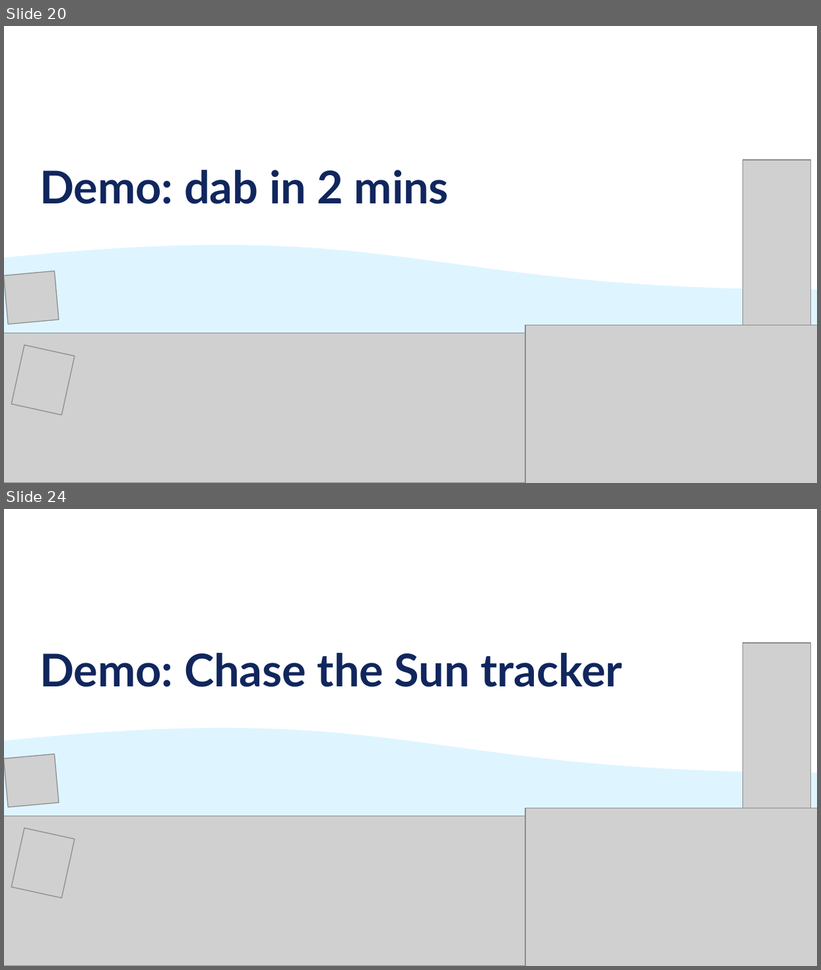
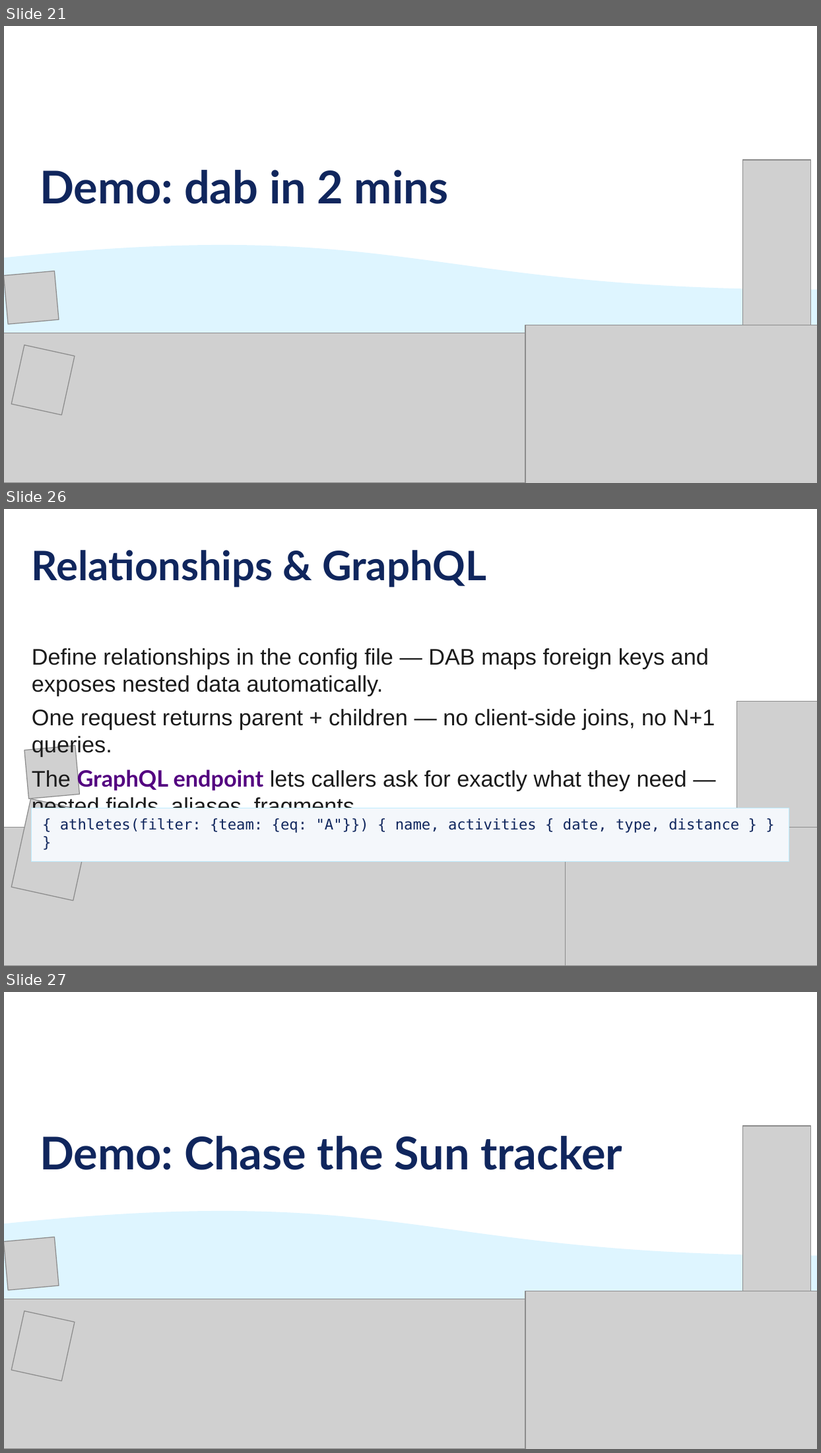
Before and after one commit to jpomfret/dab-presentation, a slide deck: Pomfret - dab - grillen - draft.pptx. Shown one above the other, each under a label of ours: slides 20 and 24 before the commit, slides 21, 26 and 27 after it; the slides between them are not shown. The pictures are 821x970 and 821x1453 pixels, drawn with LibreOffice and Linux fonts; fonts in the diff are those of the drawing; grey boxes stand for pictures. Boxes give left, top, right and bottom in pixels: in the first picture for what was removed or moved away, otherwise in the second. Text is boxed around its words. In the diff, an @@ line names an element or a change of style, - is before the commit and + after.

Commit message:
feat: add Sync Log dashboard page and update Terraform configurations
- Added a new HTML page for Sync Log dashboard (`synclog.html`) with filters, pagination, and data display.
- Updated Terraform locals to use HTTPS endpoint for the Container App.
- Modified outputs to reflect the Container App's managed identity.
- Adjusted SQL resource dependencies to reference the Container App instead of the Container Group.
- Updated CORS settings in the DAB configuration to allow all origins.
- Created a new SQL seed script (`seed-SyncLog.sql`) to populate the SyncLog table with demo data.
- Updated example Terraform variables and descriptions for clarity.
- Adjusted web app deployment script to include the new Sync Log page.

```diff
--- a/Pomfret - dab - grillen - draft.pptx
+++ b/Pomfret - dab - grillen - draft.pptx
@@ slide 26 added at bbox=[4, 509, 817, 966], background #FFFFFF @@
@@ text added at bbox=[32, 550, 486, 588], 36 pt, text #10265D, bold @@
+Relationships & GraphQL
@@ text added at bbox=[32, 648, 715, 809], 20 pt, text #1A1A1A @@
+Define relationships in the config file — DAB maps foreign keys and exposes nested data automatically.
+One request returns parent + children — no client-side joins, no N+1 queries.
+The GraphQL endpoint lets callers ask for exactly what they need — nested fields, aliases, fragments.
@@ picture added at bbox=[737, 702, 817, 914] @@
@@ picture added at bbox=[24, 746, 80, 799] @@
@@ picture added at bbox=[11, 799, 92, 901] @@
@@ rectangle added at bbox=[32, 808, 789, 862], fill #F4F7FB, outline #BDECFE 0.75 pt, 13 pt, text #10265D @@
+{ athletes(filter: {team: {eq: "A"}}) { name, activities { date, type, distance } } }
@@ picture added at bbox=[4, 828, 817, 966] @@
@@ picture added at bbox=[565, 828, 817, 966] @@
@@ what was slide 20 is now slide 21 @@
@@ what was slide 24 is now slide 27 @@
```
Also in this commit, not shown: 10 slides changed, 6 other slides added, 4 slides removed, 20 other files.
